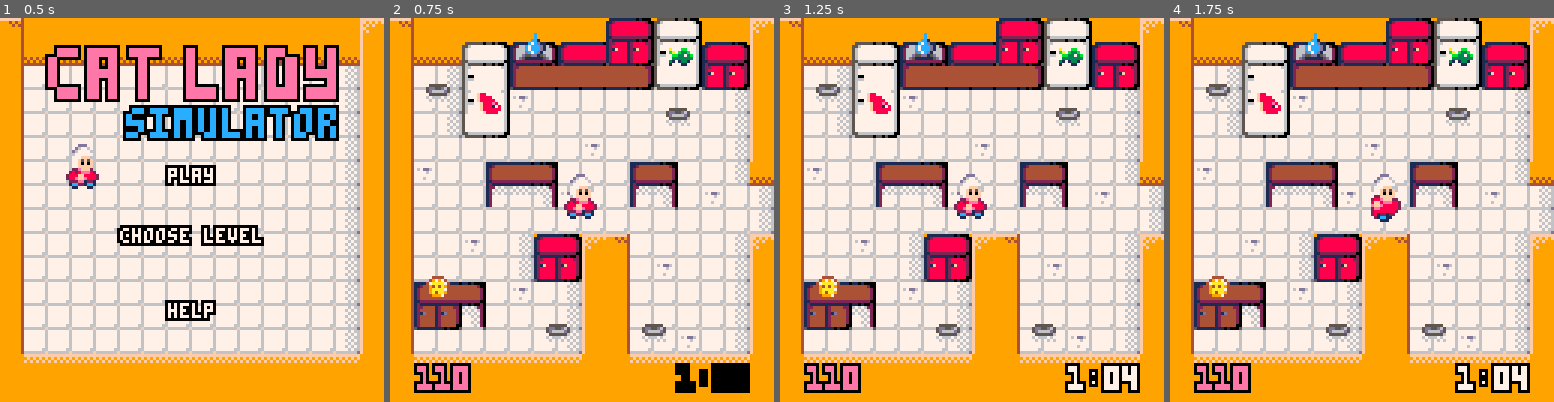
Above: before the commit, frames 1-4 (left to right).
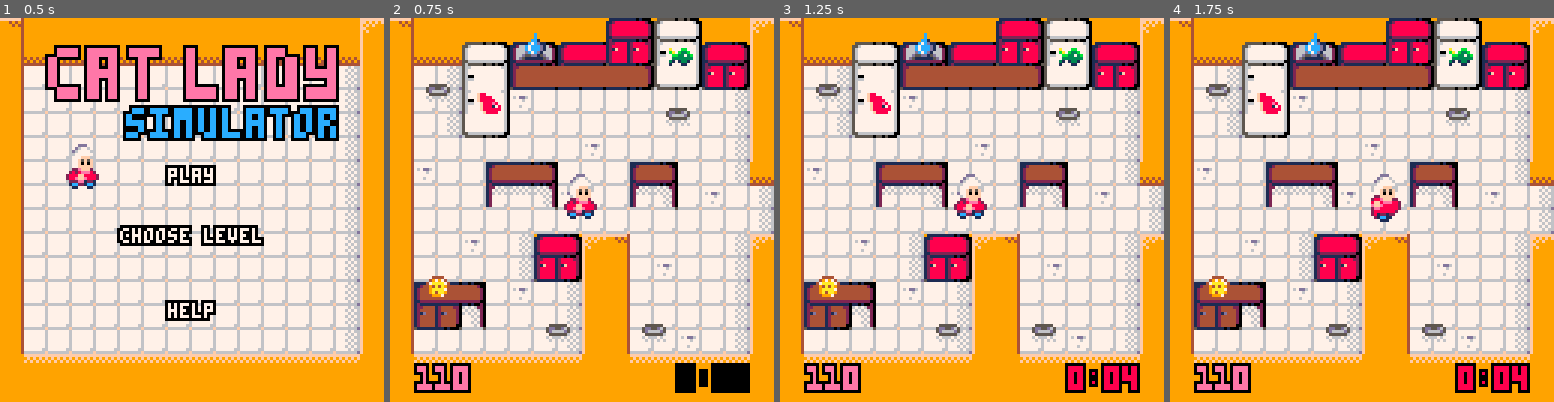
Above: after the commit, the same moments.

Repository: escargames/Cat-Lady-Simulator
Game: PICO-8 cartridge catlady.p8
Two runs of this game, one before a commit and one after it. Both use one fixed random seed, a clock stepped at 60 frames per second and the inputs below.
Inputs:
- Up to frame 1 (0.5 s): tap X (X key) at 0.33 s
- Up to frame 2 (0.75 s): tap O (Z key) at 0.7 s
- Up to frame 3 (1.25 s): tap X (X key) at 1.07 s
- Up to frame 4 (1.75 s): hold Right from 1.6 s (still down); tap O (Z key) at 1.7 s

Frame 1 is identical in both runs. In frame 2, 0.1% of the frame differs, in the area x 74-80%, y 89-95%; in frame 3, 0.7%, in the area x 74-93%, y 89-97%; in frame 4, 0.7%.

Commit message:
Improve menu help

Diff:
--- a/catlady.p8
+++ b/catlady.p8
@@ -191,6 +191,7 @@
         level = -1
         state = "play"
         begin_play()
+        player.carry = 1
         sfx(5)
     end
     player.bob += 0.08
@@ -218,7 +219,7 @@
     if level == 1 then
         return { cx = 0, cy = 0, width = 16, height = 16,
                  start_x = 64, start_y = 64, speed = 2, cat_speed = 1,
-                 timer = 65, fscoremin = 100,
+                 timer = 5, fscoremin = 100,
                  cats = { {x = 26, y = 60},
                           {x = 92, y = 40},
                           {x = 86, y = 86},
@@ -232,7 +233,7 @@
     if level == 2 then
         return { cx = 16, cy = 0, width = 12, height = 12,
                  start_x = 22*8, start_y = 5.2*8, speed = 2, cat_speed = 1,
-                 timer = 90, fscoremin = 100,
+                 timer = 9, fscoremin = 100,
                  cats = { {x = 19*8, y = 4*8, color = 1, dir = 1, want = 0},
                           {x = 20*8, y = 9*8, color = 2, dir = 1, want = 1} },
                  resources = { fish = {0}, meat = {1} } }
@@ -689,10 +690,14 @@
     if score >= desc.fscoremin then
         if level == flevel then
             cprint("you win", 50, 7)
+            --palt(11,true)
+            --palt(0,false)
+            --spr(12, 48, 60, 32, 32)
+            --pal()
         else cprint("next level", 50, 7)
         end
     else
-        cprint("menu", 50, 7)
+        cprint("try again", 50, 7)
     end
 end
 
@@ -750,7 +755,7 @@
         cosprint("water", 12*8, 22, 6, 7)
         cosprint("cookie", 30, 62, 6, 7)
         csprint("feed the cats by", 110, 6, 7)
-        csprint("filling the bowls", 118, 6, 7)
+        csprint("pressing 🅾️ near a bowl", 118, 6, 7)
     end
 end
 
Not shown, changed: 32 lines of the sprite sheet (__gfx__) section of catlady.p8
